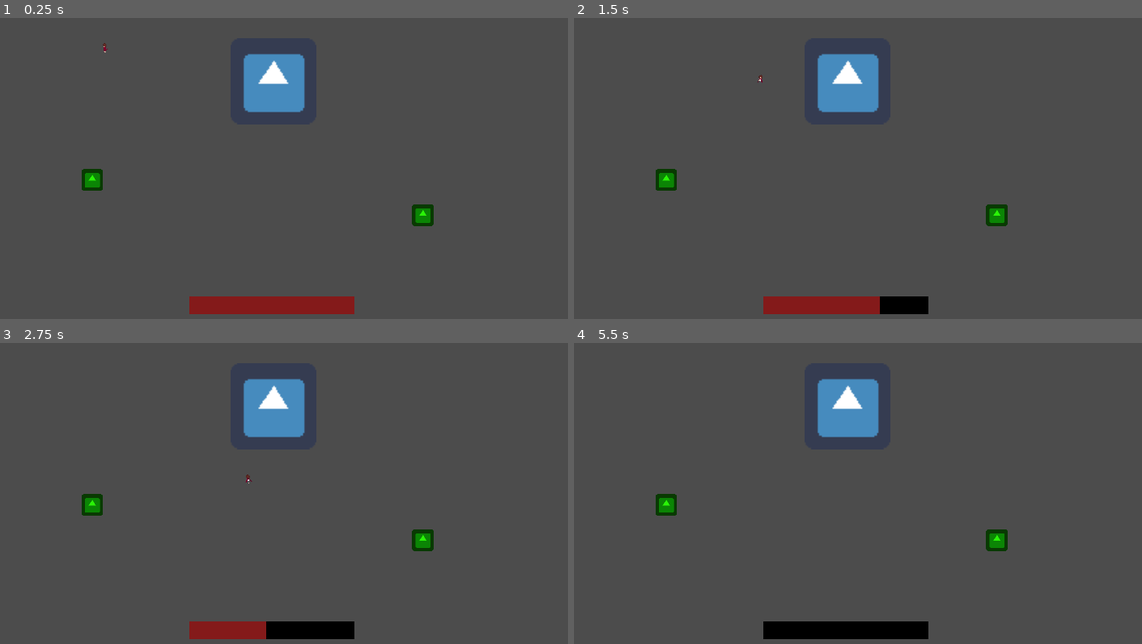
Above: before the commit, frames 1-4 (two rows, left to right).
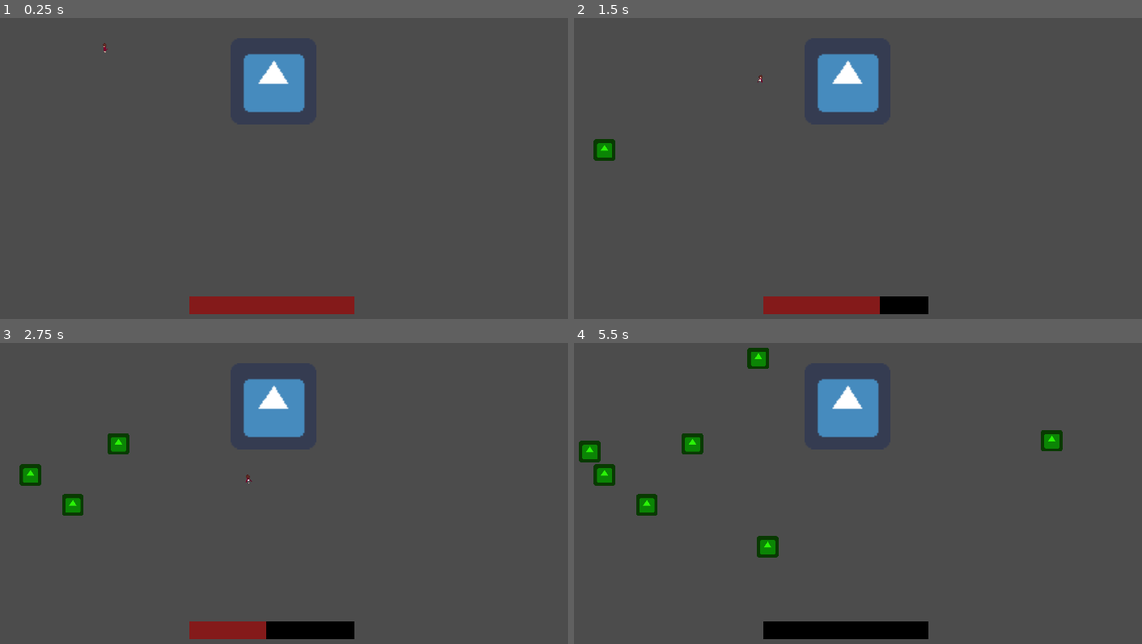
Above: after the commit, the same moments.

Repository: LadyVolk/The-Modern-Triad
Game: Godot game, scene res://Level.tscn
The game is run twice, just before and just after one commit, with the same random seed, the same clock (stepped at 60 frames per second) and the same inputs. The engine's default icon, where the game draws it, is replaced by a stand-in: a white triangle on a blue panel in a dark square.
Inputs (mouse positions are in pixels of both pictures, inside the frame that each line leads up to):
- Up to frame 1 (0.25 s): no input
- Up to frame 2 (1.5 s): tap Enter at 0.5 s; move the mouse to (988, 123) at 0.52 s; hold D (player_right) 0.53-1.28 s; tap 0 at 0.6 s; move the mouse to (716, 159) at 1.27 s; hold S (player_down) from 1.28 s (still down); tap Space (player_dash) at 1.35 s
- Up to frame 3 (2.75 s): tap 0 at 1.55, 2.3 s; tap Space (player_dash) at 2 s; move the mouse to (335, 385) at 2.02 s; release S (player_down) at 2.03 s; press the mouse at (335, 385) at 2.03 s; hold D (player_right) from 2.03 s (still down)
- Up to frame 4 (5.5 s): move the mouse to (812, 538) at 2.77 s; release D (player_right) at 2.78 s; release the mouse at (812, 538) at 2.78 s; hold W (player_up) 2.78-3.53 s; tap 0 at 2.85, 3.6, 4.55, 5.3 s; tap Enter at 3.5 s; move the mouse to (1039, 520) at 3.52 s; hold A (player_left) 3.53-5.03 s; move the mouse to (653, 412) at 4.27 s; tap Space (player_dash) at 4.35, 5 s; move the mouse to (880, 466) at 5.02 s; press the mouse at (880, 466) at 5.03 s; hold S (player_down) from 5.03 s (still down)

The runs differ from the first frame. In frame 1, 0.5% of the frame differs, in the area x 14-77%, y 50-70%; in frame 2, 0.8%; in frame 3, 1.3%; in frame 4, 2.4%, in the area x 0-87%, y 1-72%.

Commit message:
created area of spawn for boosts

Diff:
--- a/game/Level.gd
+++ b/game/Level.gd
@@ -1,6 +1,8 @@
 extends Node2D
 
 const PROJECTILE = preload("res://Projectile.tscn")
+
+const SPEED_BOOST = preload("res://Bosses/Depression/SpeedBoost.tscn")
 
 onready var player = $Player
 
@@ -17,5 +19,24 @@
 
 func _input(event):
 	if event is InputEventKey:
+		if event.pressed and event.scancode == KEY_0:
+			create_boost()
 		if event.pressed and event.scancode == KEY_SPACE:
 			player.take_damage(30)
+
+func create_boost():
+	var new_boost = SPEED_BOOST.instance()
+	$SpeedBoosts.add_child(new_boost)
+	randomize()
+	var which_area
+	if randf() >= 0.5:
+		which_area = $BoostSpawnAreaL
+	else:
+		which_area = $BoostSpawnAreaR
+
+	var shape = which_area.get_node("CollisionShape").shape
+
+	new_boost.position.x = rand_range(which_area.position.x-shape.extents.x,
+									which_area.position.x+shape.extents.x)
+	new_boost.position.y = rand_range(which_area.position.y-shape.extents.y,
+									which_area.position.y+shape.extents.y)
--- a/game/Level.tscn
+++ b/game/Level.tscn
@@ -4,7 +4,9 @@
 [ext_resource path="res://Level.gd" type="Script" id=2]
 [ext_resource path="res://GameHUD.tscn" type="PackedScene" id=3]
 [ext_resource path="res://Bosses/Depression/Depression.tscn" type="PackedScene" id=4]
-[ext_resource path="res://Bosses/Depression/SpeedBoost.tscn" type="PackedScene" id=5]
+
+[sub_resource type="RectangleShape2D" id=1]
+extents = Vector2( 300, 350 )
 
 [node name="Level" type="Node2D"]
 script = ExtResource( 2 )
@@ -41,8 +43,14 @@
 
 [node name="SpeedBoosts" type="Node" parent="."]
 
-[node name="SpeedBoost" parent="SpeedBoosts" instance=ExtResource( 5 )]
-position = Vector2( 427.157, 654.34 )
+[node name="BoostSpawnAreaL" type="Area2D" parent="."]
+position = Vector2( 500, 500 )
 
-[node name="SpeedBoost2" parent="SpeedBoosts" instance=ExtResource( 5 )]
-position = Vector2( 1407.99, 759.089 )
+[node name="CollisionShape" type="CollisionShape2D" parent="BoostSpawnAreaL"]
+shape = SubResource( 1 )
+
+[node name="BoostSpawnAreaR" type="Area2D" parent="."]
+position = Vector2( 1500, 500 )
+
+[node name="CollisionShape" type="CollisionShape2D" parent="BoostSpawnAreaR"]
+shape = SubResource( 1 )
